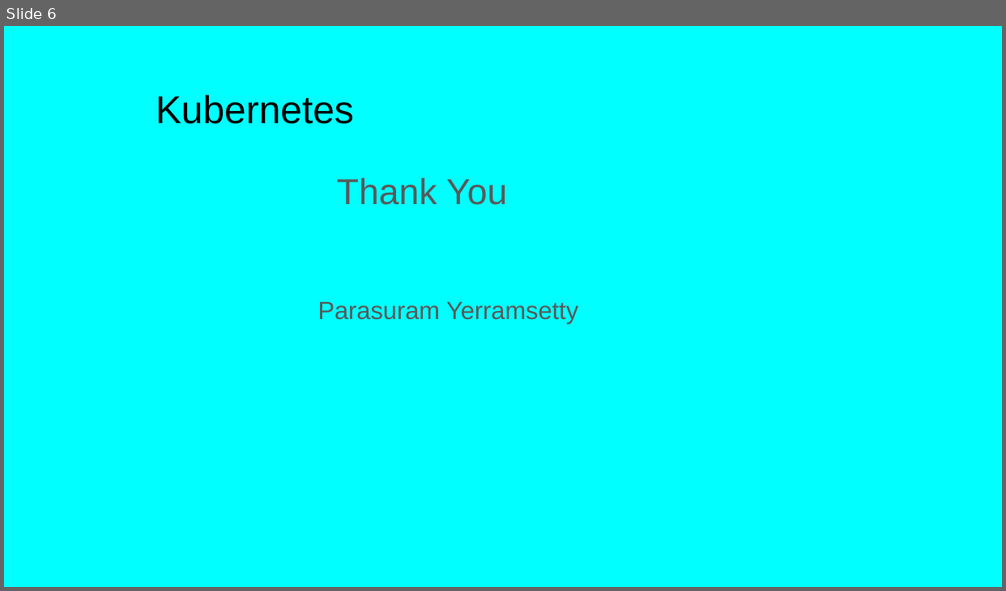
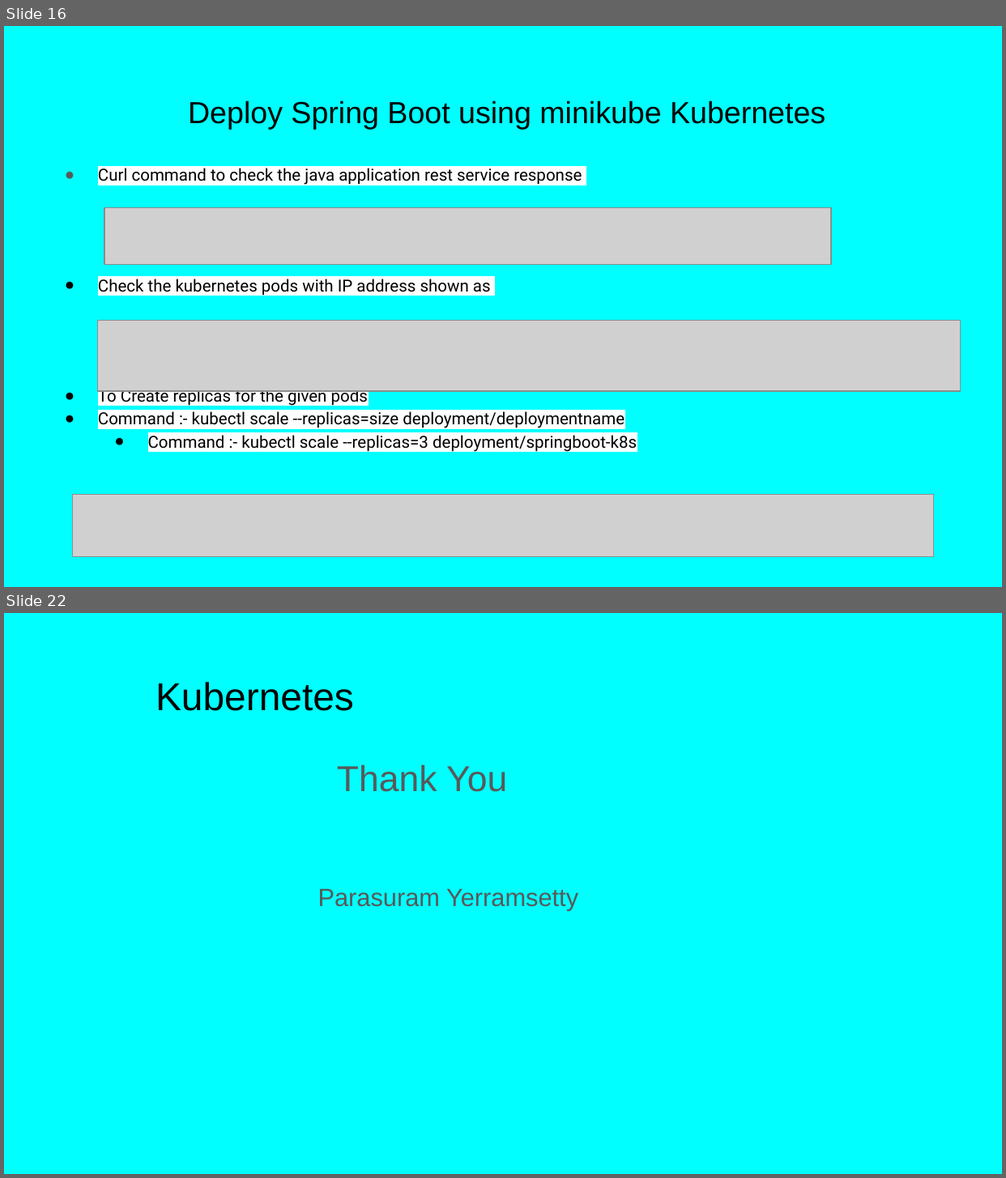
Before and after one commit to Balaji504/DevOpsProject, a slide deck: docs/Kubernetes.pptx. Shown one above the other, each under a label of ours: slide 6 before the commit, slides 16 and 22 after it; the slides between them are not shown. The pictures are 1006x591 and 1006x1178 pixels, drawn with LibreOffice and Linux fonts; fonts in the diff are those of the drawing; grey boxes stand for pictures. Boxes give left, top, right and bottom in pixels: in the first picture for what was removed or moved away, otherwise in the second. Text is boxed around its words. In the diff, an @@ line names an element or a change of style, - is before the commit and + after.

Commit message:
Deploy springboot using kubernetes
Deploy springboot using kubernetes

```diff
--- a/docs/Kubernetes.pptx
+++ b/docs/Kubernetes.pptx
@@ slide 16 added at <box>4,26,1002,587</box>, background #00FFFF @@
@@ title added at <box>188,101,825,129</box>, 22 pt, text #000000 @@
+Deploy Spring Boot using minikube Kubernetes
@@ text added at <box>98,165,637,453</box>, 12 pt, text #000000 @@
+● Curl command to check the java application rest service response
+● Check the kubernetes pods with IP address shown as
+● To Create replicas for the given pods
+● Command :- kubectl scale --replicas=size deployment/deploymentname
+● Command :- kubectl scale --replicas=3 deployment/springboot-k8s
@@ picture added at <box>104,207,831,264</box> @@
@@ picture added at <box>98,320,961,391</box> @@
@@ picture added at <box>73,495,933,557</box> @@
@@ what was slide 6 is now slide 22 @@
```
Also in this commit, not shown: 4 slides changed, 15 other slides added, 2 other files.
